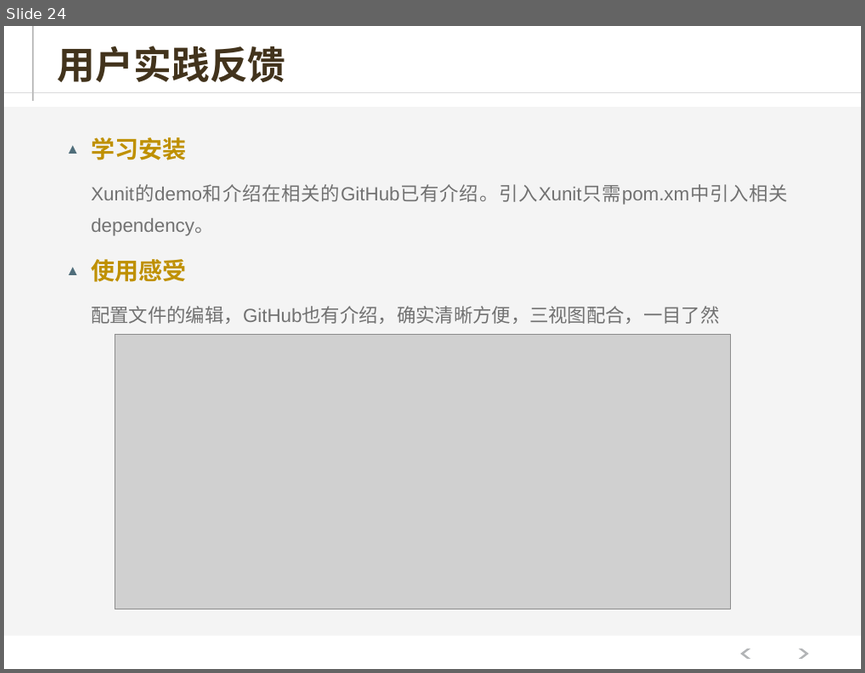
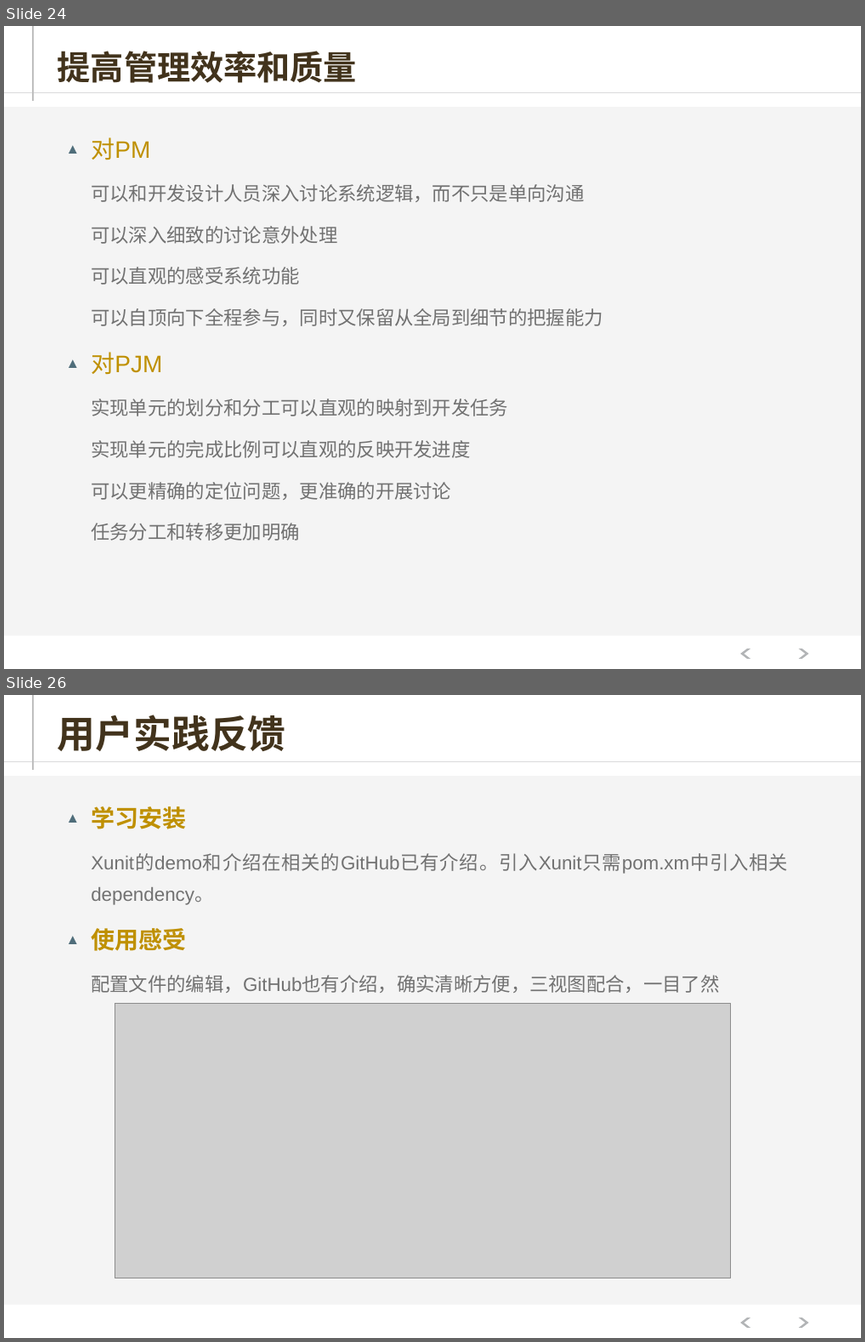
Before and after one commit to hejiehui/xross-tools-installer, a slide deck: doc/X-series V2.pptx. Shown one above the other, each under a label of ours: slide 24 before the commit, slides 24 and 26 after it; the slides between them are not shown. The pictures are 865x673 and 865x1342 pixels, drawn with LibreOffice and Linux fonts; fonts in the diff are those of the drawing; grey boxes stand for pictures. Boxes give left, top, right and bottom in pixels: in the first picture for what was removed or moved away, otherwise in the second. Text is boxed around its words. In the diff, an @@ line names an element or a change of style, - is before the commit and + after.

```diff
--- a/doc/X-series V2.pptx
+++ b/doc/X-series V2.pptx
@@ slide 24 added at (x1=4, y1=26, x2=861, y2=669), background #FFFFFF; not listed: 5 template elements that a slide beside it also shows @@
@@ title added at (x1=58, y1=51, x2=357, y2=83), 28 pt, text #42331C, bold @@
+提高管理效率和质量
@@ text added at (x1=91, y1=137, x2=603, y2=540), 16 pt, text #717171 @@
+▲ 对PM
+    可以和开发设计人员深入讨论系统逻辑，而不只是单向沟通
+    可以深入细致的讨论意外处理
+    可以直观的感受系统功能
+    可以自顶向下全程参与，同时又保留从全局到细节的把握能力
+▲ 对PJM
+    实现单元的划分和分工可以直观的映射到开发任务
+    实现单元的完成比例可以直观的反映开发进度
+    可以更精确的定位问题，更准确的开展讨论
+    任务分工和转移更加明确
@@ what was slide 24 is now slide 26 @@
```
Also in this commit, not shown: 1 slide changed, 1 other slide added.
